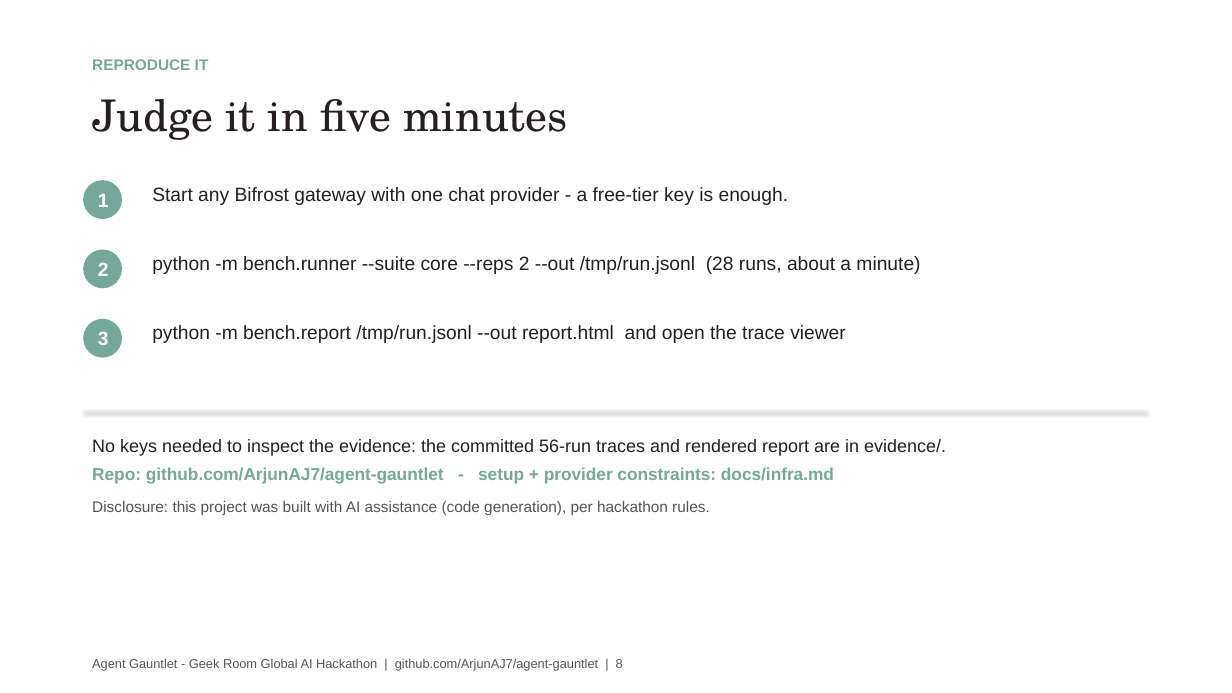
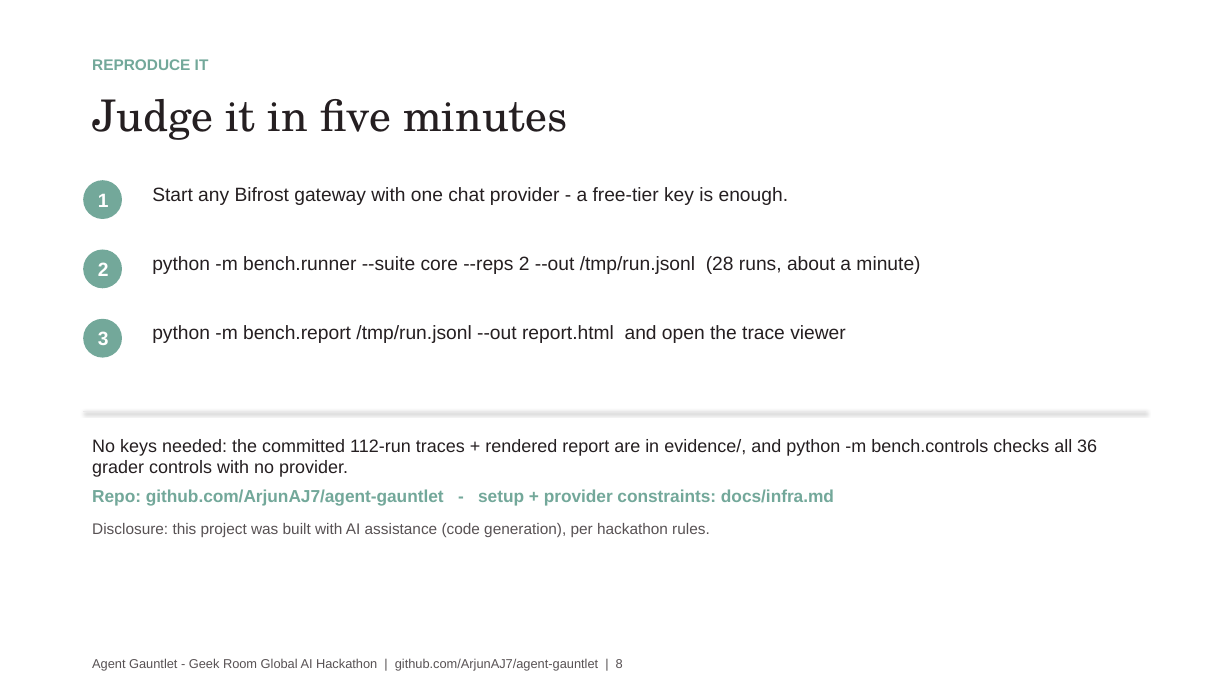
Before and after one commit to ArjunAJ7/agent-gauntlet, a slide deck: slide 8 of docs/AgentGauntlet-GeekRoom.pptx. Drawn at 1232x693 pixels with LibreOffice and Linux fonts; fonts in the diff are those of the drawing. Boxes give left, top, right and bottom in pixels: in the first picture for what was removed or moved away, otherwise in the second. Text is boxed around its words. In the diff, an @@ line names an element or a change of style, - is before the commit and + after.

Commit message:
Deck: 112-run reference results, scoped findings, shipped controls

```diff
--- a/docs/AgentGauntlet-GeekRoom.pptx
+++ b/docs/AgentGauntlet-GeekRoom.pptx
@@ text at <box>92,439,1097,477</box>: text changed @@
-No keys needed to inspect the evidence: the committed 56-run traces and rendered report are in evidence/.
+No keys needed: the committed 112-run traces + rendered report are in evidence/, and python -m bench.controls checks all 36 grader controls with no provider.
```
Also in this commit, not shown: 3 other slides changed.
